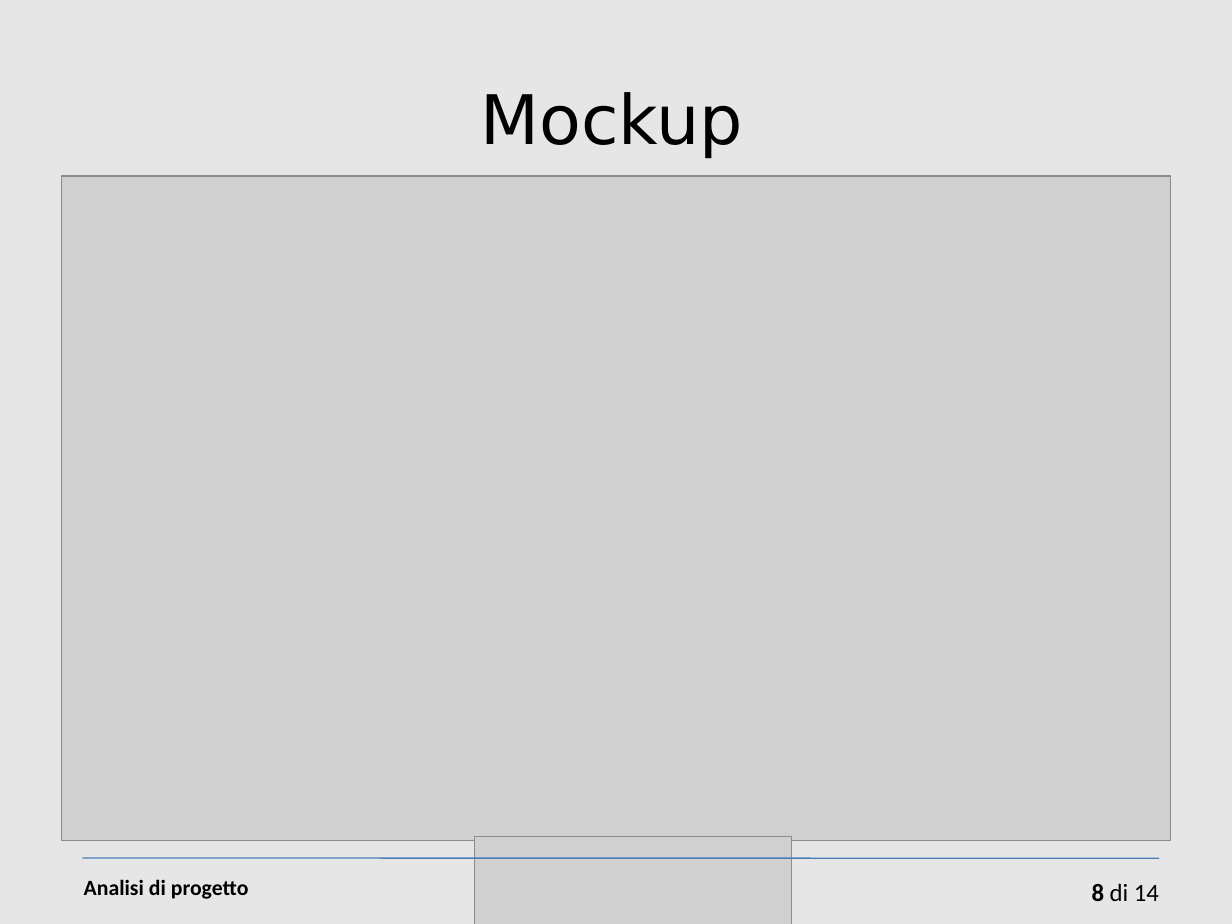
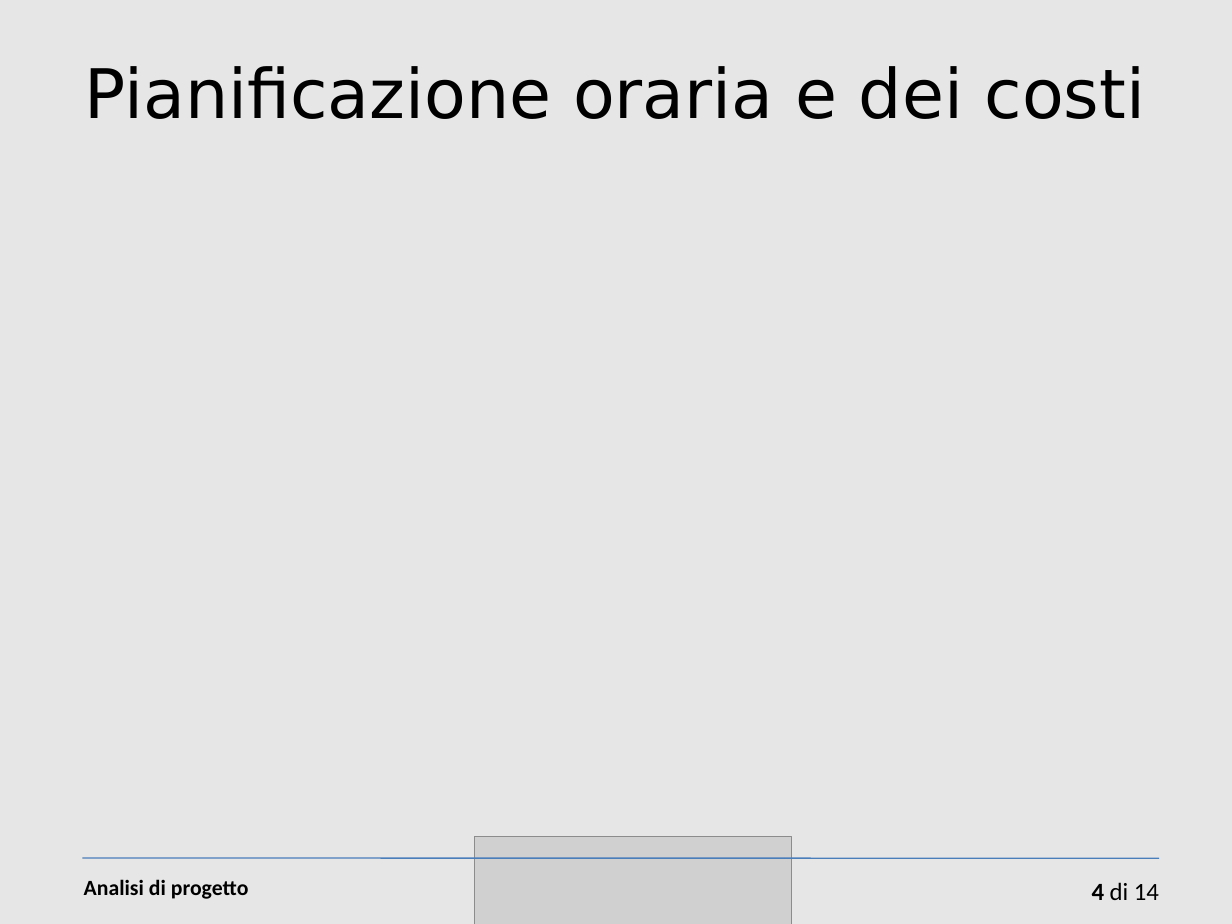
Before and after one commit to sevenfold-IS2011/woty_SGP, a slide deck: slide 4 of 3 pianificazione/Presentazione-cap3.ppt (slide 8 before the commit). Drawn at 1232x924 pixels with LibreOffice and Linux fonts; fonts in the diff are those of the drawing; grey boxes stand for pictures. Boxes give left, top, right and bottom in pixels: in the first picture for what was removed or moved away, otherwise in the second. Text is boxed around its words. In the diff, an @@ line names an element or a change of style, - is before the commit and + after.

```diff
--- a/3 pianificazione/Presentazione-cap3.ppt
+++ b/3 pianificazione/Presentazione-cap3.ppt
@@ text added at (85,66,1145,119), 44 pt, text #000000 @@
+Pianificazione oraria e dei costi
@@ text removed at (481,92,743,158) @@
-Mockup
@@ picture removed at (61,176,1171,840) @@
@@ page number at (1092,882,1159,900): text changed @@
-8 di 14
+4 di 14
```
Also in this commit, not shown: 1 other slide changed, 2 slides added, 12 slides removed, 2 other files.
